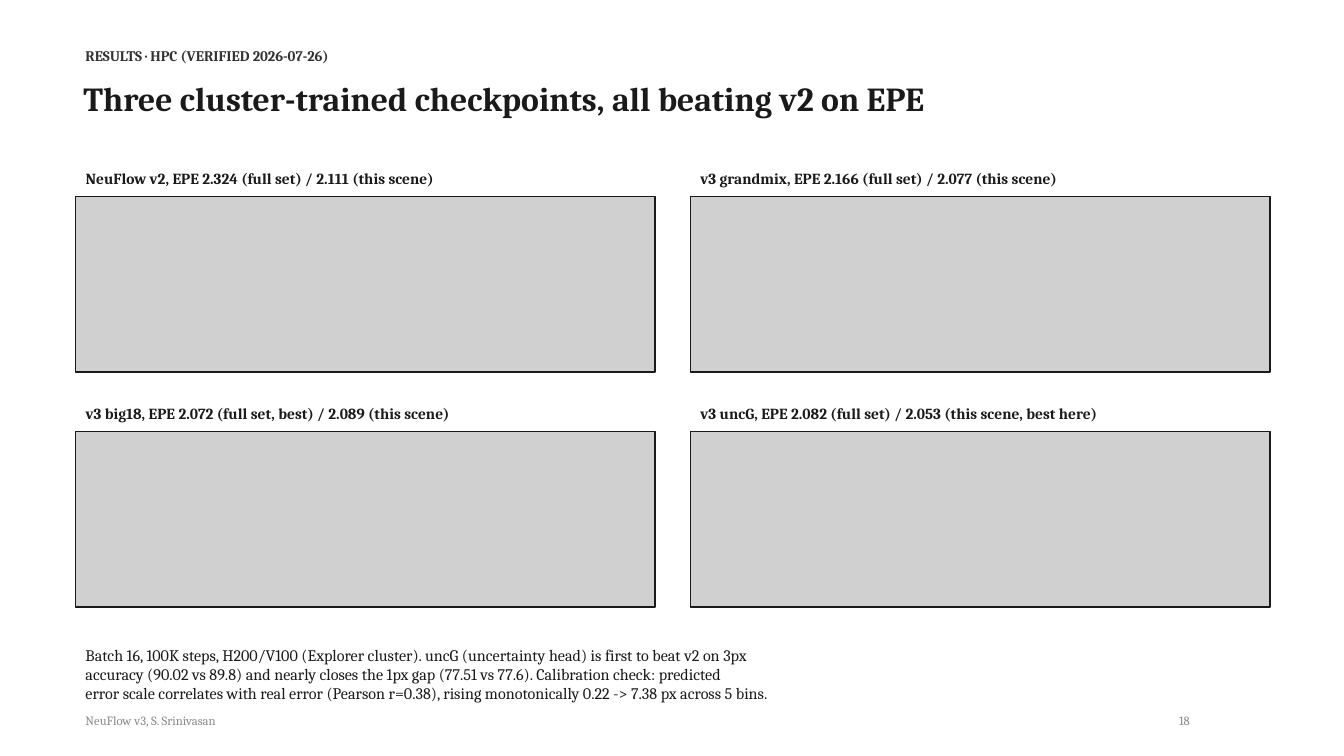
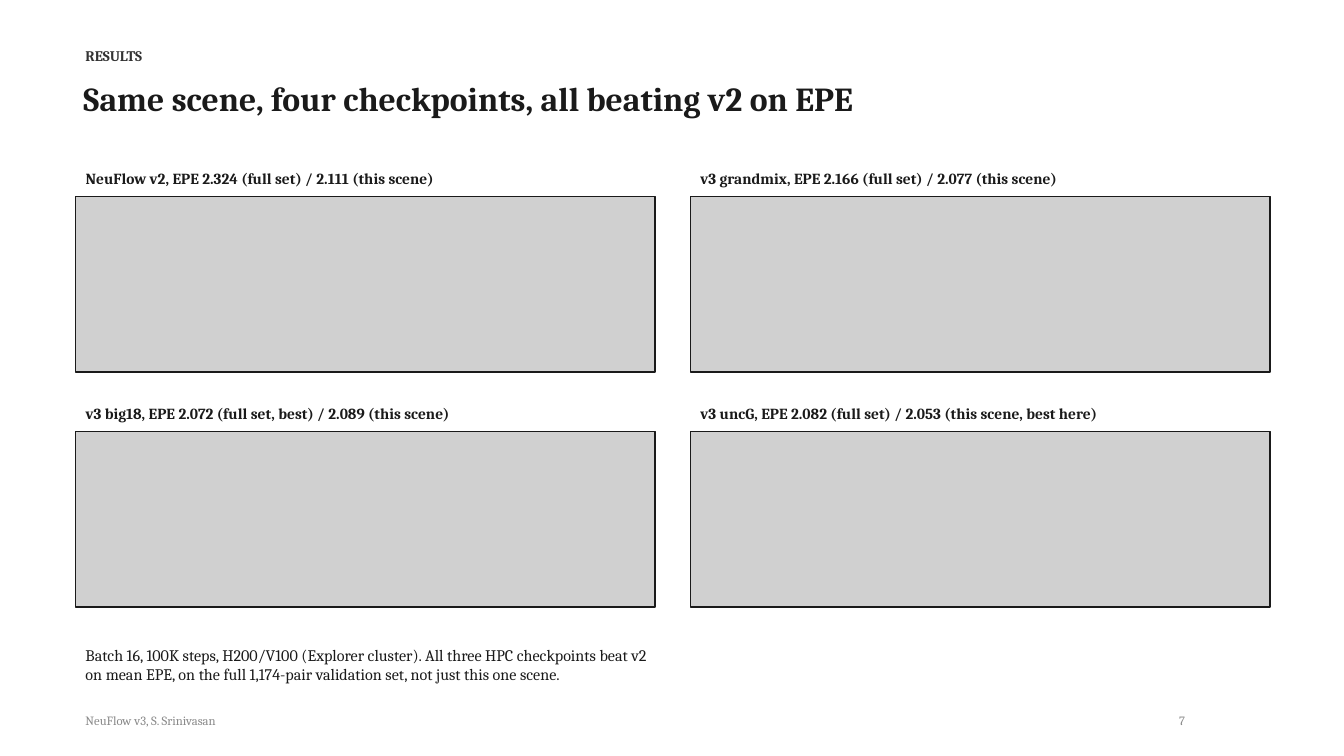
Before and after one commit to shrirag10/Neuflowv3, a slide deck: slide 7 of docs/NeuFlow_v3_status.pptx (slide 18 before the commit). Drawn at 1344x756 pixels with LibreOffice and Linux fonts; fonts in the diff are those of the drawing; grey boxes stand for pictures. Boxes give left, top, right and bottom in pixels: in the first picture for what was removed or moved away, otherwise in the second. Text is boxed around its words. In the diff, an @@ line names an element or a change of style, - is before the commit and + after.

Commit message:
Complete deck revamp: 17-slide linear rebuild with five new comparison plots, full explanations, honest limitations slide, every number verified against the log

```diff
--- a/docs/NeuFlow_v3_status.pptx
+++ b/docs/NeuFlow_v3_status.pptx
@@ text at [85, 51, 142, 61]: text changed @@
-RESULTS · HPC (VERIFIED 2026-07-26)
+RESULTS
@@ text at [83, 87, 853, 119]: text changed @@
-Three cluster-trained checkpoints, all beating v2 on EPE
+Same scene, four checkpoints, all beating v2 on EPE
@@ text at [85, 650, 646, 684]: text changed @@
-Batch 16, 100K steps, H200/V100 (Explorer cluster). uncG (uncertainty head) is first to beat v2 on 3px
-accuracy (90.02 vs 89.8) and nearly closes the 1px gap (77.51 vs 77.6). Calibration check: predicted
-error scale correlates with real error (Pearson r=0.38), rising monotonically 0.22 -> 7.38 px across 5 bins.
+Batch 16, 100K steps, H200/V100 (Explorer cluster). All three HPC checkpoints beat v2
+on mean EPE, on the full 1,174-pair validation set, not just this one scene.
@@ text at [1179, 716, 1185, 725]: text changed @@
-18
+7
```
Also in this commit, not shown: 9 other slides changed, 7 slides added, 14 slides removed, 3 other files.
